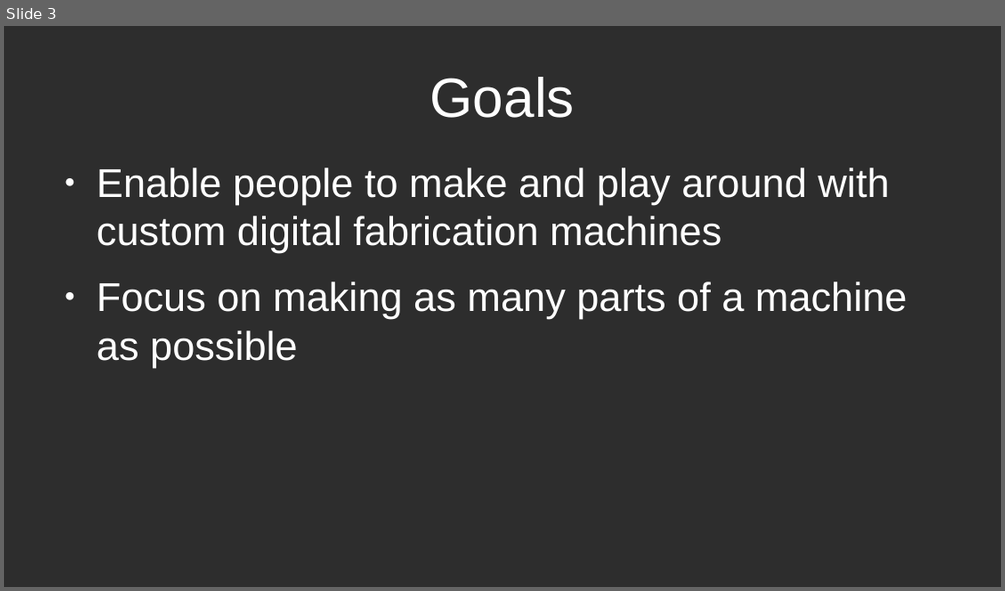
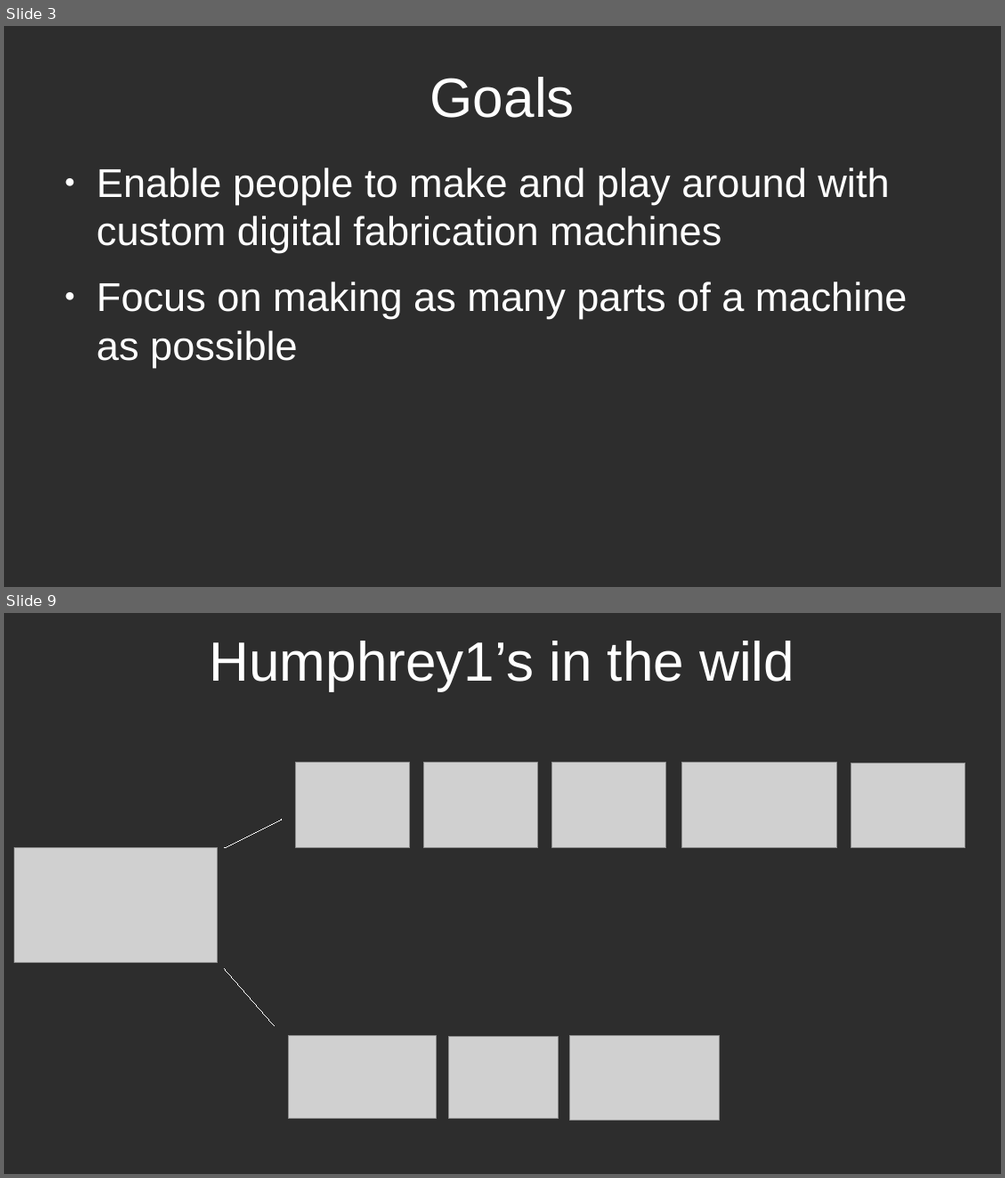
Before and after one commit to Fabricatable-Machines/Media, a slide deck: presenations/fab-academy-machine-recitation-2022-jens-dyvik.odp. Shown one above the other, each under a label of ours: slide 3 before the commit, slides 3 and 9 after it; the slides between them are not shown. The pictures are 1005x591 and 1005x1178 pixels, drawn with LibreOffice and Linux fonts; fonts in the diff are those of the drawing; grey boxes stand for pictures. Boxes give left, top, right and bottom in pixels: in the first picture for what was removed or moved away, otherwise in the second. Text is boxed around its words. In the diff, an @@ line names an element or a change of style, - is before the commit and + after.

```diff
--- a/presenations/fab-academy-machine-recitation-2022-jens-dyvik.odp
+++ b/presenations/fab-academy-machine-recitation-2022-jens-dyvik.odp
@@ slide 9 added at (4,613,1001,1174), background #2D2D2D @@
@@ title added at (210,641,794,690), 44 pt, text #FFFFFF @@
+Humphrey1’s in the wild
@@ picture added at (296,763,410,848) @@
@@ picture added at (425,763,539,847) @@
@@ picture added at (552,763,666,847) @@
@@ picture added at (682,763,837,847) @@
@@ picture added at (851,763,965,848) @@
@@ line added from (225, 848) to (282, 819), #FFFFFF 0 pt @@
@@ picture added at (14,848,218,962) @@
@@ line added from (225, 969) to (275, 1026), #FFFFFF 0 pt @@
@@ picture added at (289,1037,437,1119) @@
@@ picture added at (449,1037,558,1119) @@
@@ picture added at (570,1036,720,1119) @@
```
Also in this commit, not shown: 5 slides changed, 4 other slides added, 2 slides removed, 2 other files.
